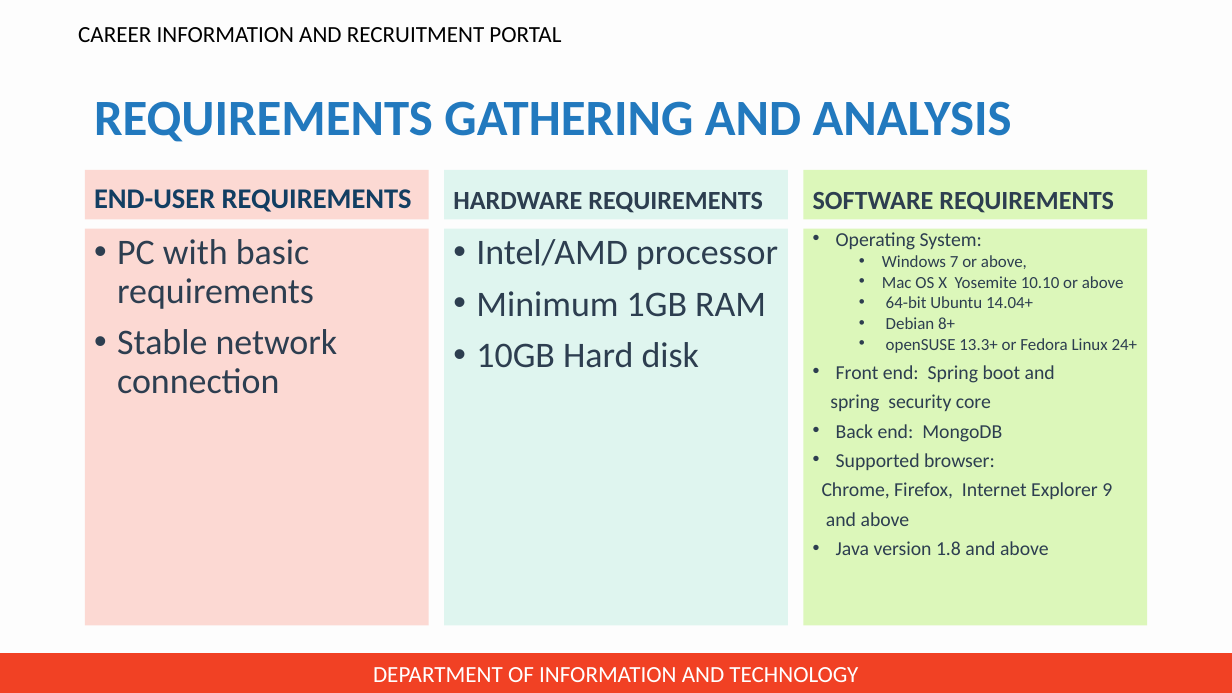
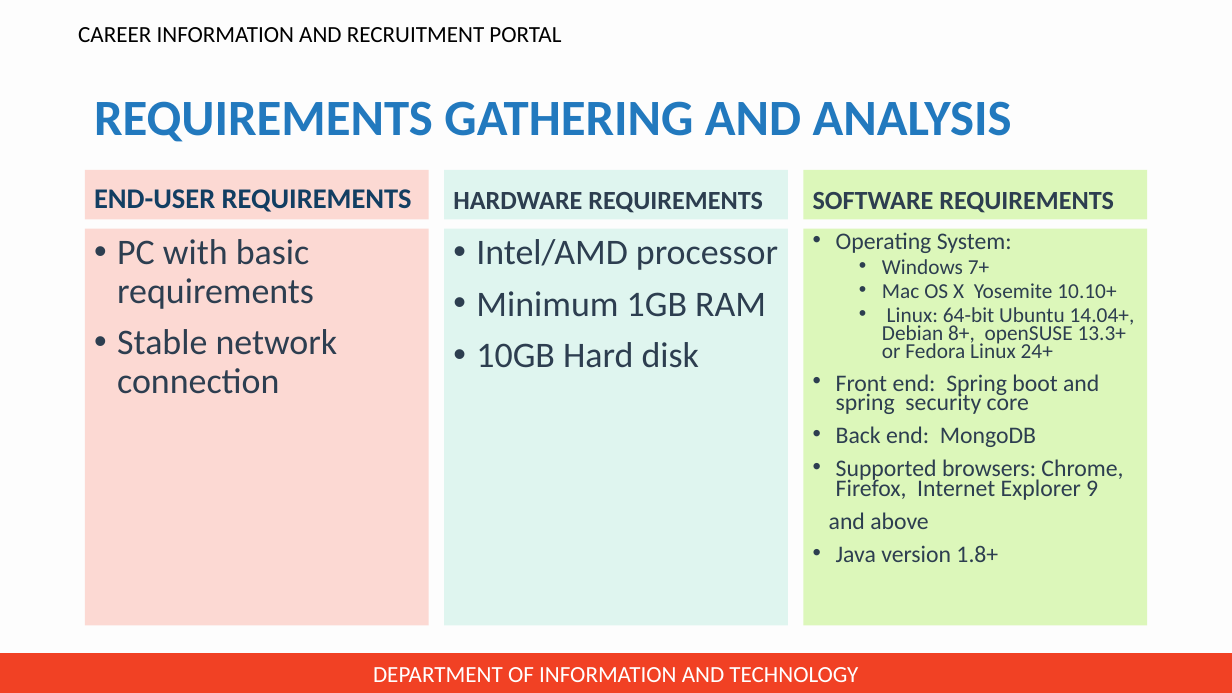
Before and after one commit to jincy-p-janardhanan/Career-Information-and-Recruitment-Portal, a slide deck: slide 7 of Presentation for zeroth review/PPT for zeroth review.pptx. Drawn at 1232x693 pixels with LibreOffice and Linux fonts; fonts in the diff are those of the drawing; background and template pictures are left out. Boxes give left, top, right and bottom in pixels: in the first picture for what was removed or moved away, otherwise in the second. Text is boxed around its words. In the diff, an @@ line names an element or a change of style, - is before the commit and + after.

```diff
--- a/Presentation for zeroth review/PPT for zeroth review.pptx
+++ b/Presentation for zeroth review/PPT for zeroth review.pptx
@@ text at bbox=[829, 232, 1036, 529]: size 15.4 to 18.5 pt in "Operating System:", "Back end: MongoDB", "and above" @@
@@ text at bbox=[836, 259, 1135, 414]: text changed; size 13.2 to 16.6 pt @@
-  • Windows 7 or above,
-  • Mac OS X Yosemite 10.10 or above
-  • 64-bit Ubuntu 14.04+
-  • Debian 8+
-  • openSUSE 13.3+ or Fedora Linux 24+
-• Front end: Spring boot and
-spring security core
+  • Windows 7+
+  • Mac OS X Yosemite 10.10+
+  • Linux: 64-bit Ubuntu 14.04+, Debian 8+, openSUSE 13.3+ or Fedora Linux 24+
+• Front end: Spring boot and spring security core
@@ text at bbox=[836, 459, 1123, 500]: text changed; size 15.4 to 18.5 pt @@
-• Supported browser:
-Chrome, Firefox, Internet Explorer 9
+• Supported browsers: Chrome, Firefox, Internet Explorer 9
@@ text at bbox=[836, 545, 998, 562]: text changed; size 15.4 to 18.5 pt @@
-• Java version 1.8 and above
+• Java version 1.8+
```
Also in this commit, not shown: 4 other slides changed, 29 slides added, 2 slides removed.
